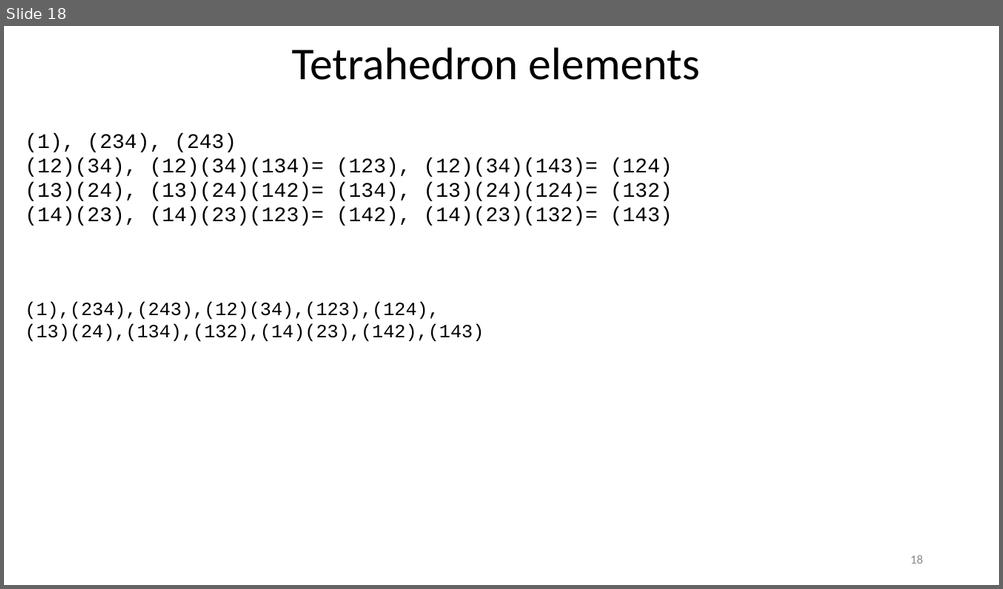
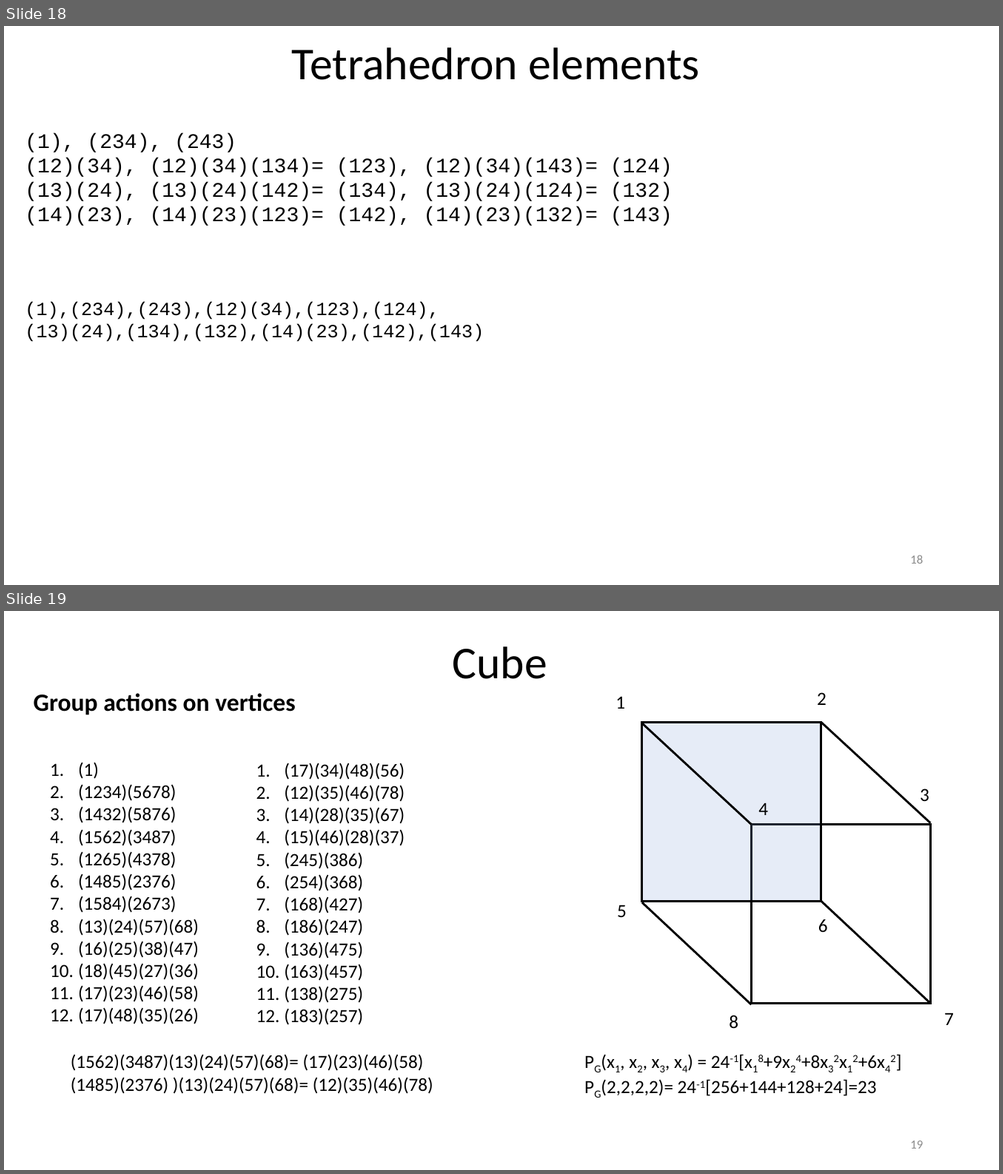
Before and after one commit to jlmucb/class_notes, a slide deck: science/Cube.pptx. Shown one above the other, each under a label of ours: slide 18 before the commit, slides 18 and 19 after it. The pictures are 1003x589 and 1003x1174 pixels, drawn with LibreOffice and Linux fonts; fonts in the diff are those of the drawing. Boxes give left, top, right and bottom in pixels: in the first picture for what was removed or moved away, otherwise in the second. Text is boxed around its words. In the diff, an @@ line names an element or a change of style, - is before the commit and + after.

```diff
--- a/science/Cube.pptx
+++ b/science/Cube.pptx
@@ slide 19 added at bbox=[4, 611, 999, 1170], background #FFFFFF @@
@@ title added at bbox=[452, 647, 547, 679], 44 pt, text #000000 @@
+Cube
@@ text added at bbox=[34, 693, 295, 715], 24 pt, text #000000, bold @@
+Group actions on vertices
@@ text added at bbox=[615, 696, 625, 709], 18 pt, text #000000 @@
+1
@@ text added at bbox=[817, 692, 826, 705], 18 pt, text #000000 @@
+2
@@ rectangle added at bbox=[642, 722, 821, 901], fill #8FAADC at 22% opacity, outline #000000 2 pt @@
@@ line added from (642, 723) to (751, 824), #000000 2 pt @@
@@ line added from (821, 722) to (930, 823), #000000 2 pt @@
@@ text added at bbox=[50, 763, 199, 1025], 18 pt, text #000000 @@
+1. (1)
+2. (1234)(5678)
+3. (1432)(5876)
+4. (1562)(3487)
+5. (1265)(4378)
+6. (1485)(2376)
+7. (1584)(2673)
+8. (13)(24)(57)(68)
+9. (16)(25)(38)(47)
+10. (18)(45)(27)(36)
+11. (17)(23)(46)(58)
+12. (17)(48)(35)(26)
@@ text added at bbox=[284, 763, 404, 1025], 18 pt, text #000000 @@
+1. (17)(34)(48)(56)
+2. (12)(35)(46)(78)
+3. (14)(28)(35)(67)
+4. (15)(46)(28)(37)
+5. (245)(386)
+6. (254)(368)
+7. (168)(427)
+8. (186)(247)
+9. (136)(475)
+10. (163)(457)
+11. (138)(275)
+12. (183)(257)
@@ text added at bbox=[758, 803, 768, 815], 18 pt, text #000000 @@
+4
@@ text added at bbox=[919, 789, 929, 801], 18 pt, text #000000 @@
+3
@@ rectangle added at bbox=[751, 824, 930, 1003], outline #000000 2 pt @@
@@ text added at bbox=[617, 905, 626, 917], 18 pt, text #000000 @@
+5
@@ line added from (642, 903) to (751, 1005), #000000 2 pt @@
@@ text added at bbox=[818, 920, 828, 932], 18 pt, text #000000 @@
+6
@@ line added from (821, 901) to (930, 1003), #000000 2 pt @@
@@ text added at bbox=[728, 1015, 738, 1029], 18 pt, text #000000 @@
+8
@@ text added at bbox=[944, 1013, 953, 1025], 18 pt, text #000000 @@
+7
@@ text added at bbox=[71, 1054, 433, 1094], 18 pt, text #000000 @@
+(1562)(3487)(13)(24)(57)(68)= (17)(23)(46)(58)
+(1485)(2376) )(13)(24)(57)(68)= (12)(35)(46)(78)
@@ text added at bbox=[600, 1055, 876, 1096], 18 pt, text #000000 @@
+PG(x1, x2, x3, x4) = 24-1[x18+9x24+8x32x12+6x42]
+PG(2,2,2,2)= 24-1[256+144+128+24]=23
@@ page number added at bbox=[910, 1141, 922, 1149], 12 pt, text #8C8C8C @@
+19
```
Also in this commit, not shown: 1 other file.
